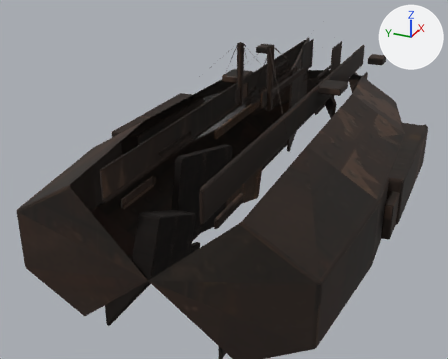
The Blender file assets/ships/parts/blender/hull_miner_authored.blend: old version first, new version second.
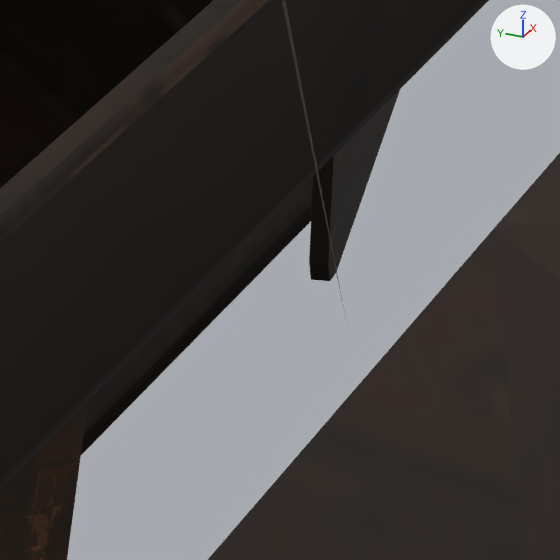
Each version appears first whole from a 50 mm lens placed at (-11.05, -3.75, 4.62), pointed at (-0.69, 0.91, -0.56), and next in a close-up on the part from 57% to 70% of the width and 34% to 51% of the height. The axes (+X, +Y, +Z) are drawn at upper right. The lights are the same throughout. The older version's two pictures come first.

Objects in the first close-up: 'DET_manifest_stencil', 'DET_ore_dust_cake', 'LOD0_HULL_MINER_MAIN'.
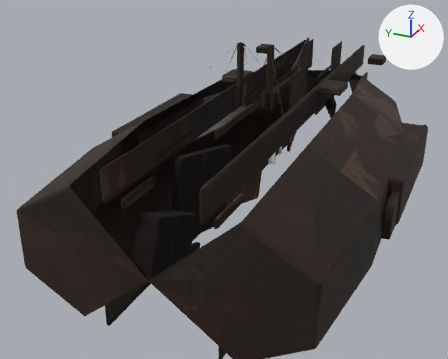
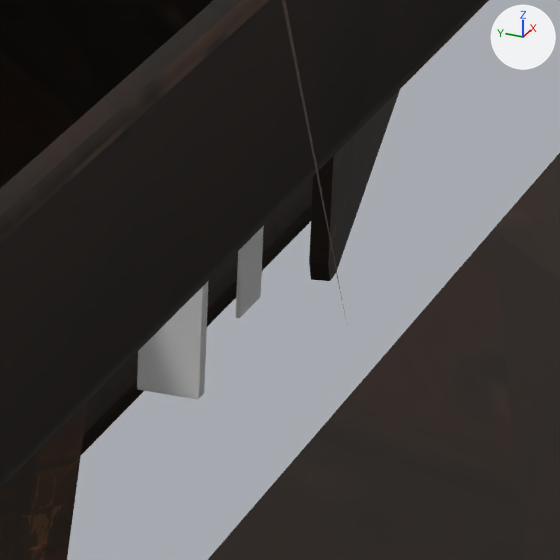
Where the change shows, as pixel boxes [x1, y1, x2, y2] in the close-ups (560 x 560 px):
'DET_faction_stripe_port', added
    after: [137, 282, 208, 400]
'DET_micro_scratch_plate', added
    after: [236, 226, 264, 318]

The change, as a list of edits to the scene's bpy script:
```text
Add me_cube_010:
    me_cube_010.from_pydata(...)  # a box spanning x -0.5..0.5, y -0.5..0.5, z -0.5..0.5
Add ob_det_faction_stripe_port:
    ob_det_faction_stripe_port = bpy.data.objects.new('DET_faction_stripe_port', me_cube_010)
    ob_det_faction_stripe_port.parent = ob_lod0_hull_miner_main
    ob_det_faction_stripe_port.location = (-0.42, 0.0, 0.12)
    ob_det_faction_stripe_port.scale = (0.035, 0.14, 0.55)
    _m = ob_det_faction_stripe_port.modifiers.new('Bevel', 'BEVEL')
    _m.width = 0.012
    _m.width_pct = 0.012
    _m.segments = 2
Add ob_det_micro_scratch_plate:
    ob_det_micro_scratch_plate = bpy.data.objects.new('DET_micro_scratch_plate', me_cube_010.copy())
    ob_det_micro_scratch_plate.parent = ob_lod0_hull_miner_main
    ob_det_micro_scratch_plate.location = (0.25, 0.06, -0.12)
    ob_det_micro_scratch_plate.scale = (0.14, 0.01, 0.2)
    _m = ob_det_micro_scratch_plate.modifiers.new('Bevel', 'BEVEL')
    _m.width = 0.012
    _m.width_pct = 0.012
    _m.segments = 2
```
